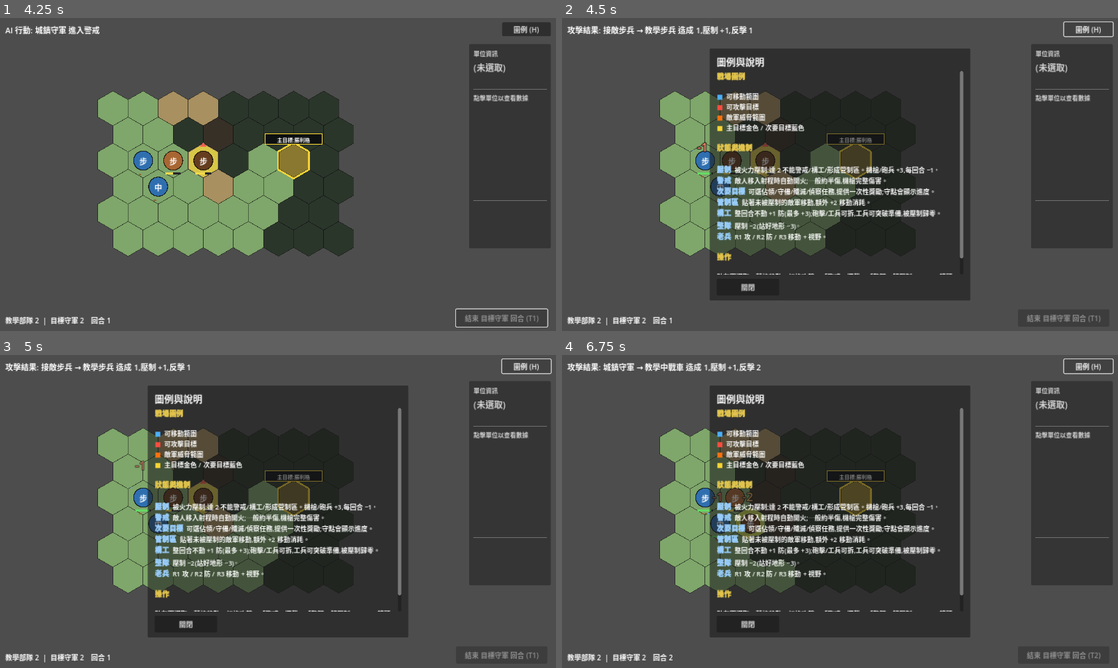
Above: before the commit, frames 1-4 (two rows, left to right).
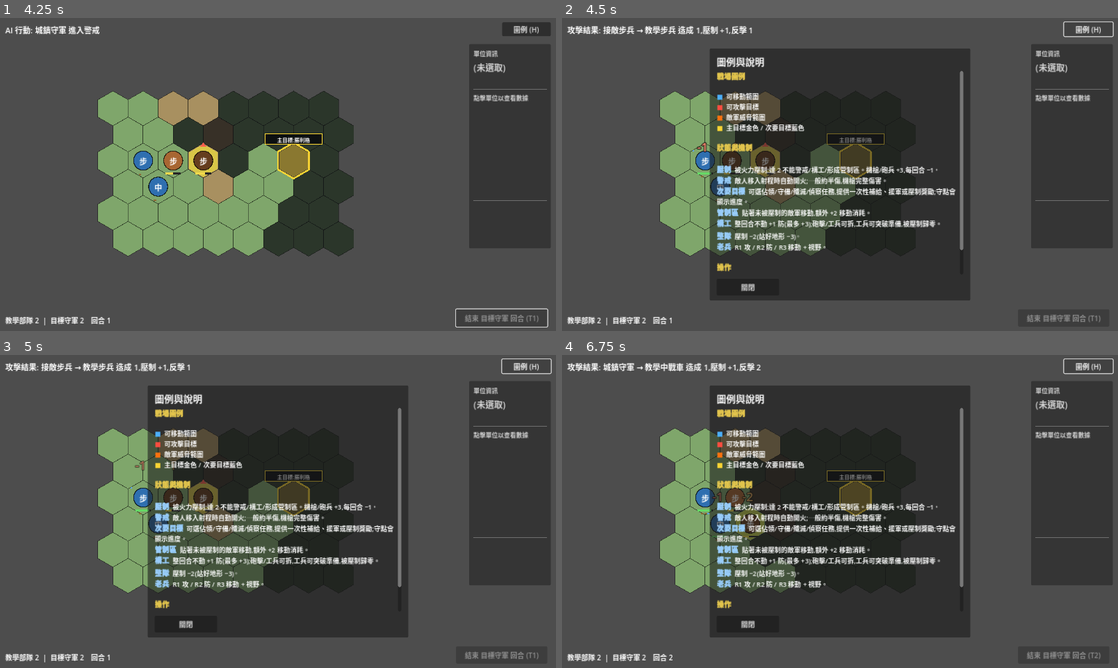
Above: after the commit, the same moments.

Repository: Fischer-Zhang/WorldWarII
Game: Godot game, scene res://scenes/main_menu.tscn
The game is run twice, just before and just after one commit, with the same random seed, the same clock (stepped at 60 frames per second) and the same inputs.
Inputs:
- Up to frame 1 (4.25 s): click "戰役" at 0.5 s; click "教學戰役 0 (0/6) 從基礎操作到進階機制的短關卡序列…" at 1.25 s; click "開始選定作戰" at 2 s; click "開始戰鬥" at 2.75 s; click "結束 教學部隊 回合 (T1)" at 3.5 s
- Up to frame 2 (4.5 s): click "圖例 (H)" at 4.25 s
- Up to frame 3 (5 s): no input
- Up to frame 4 (6.75 s): click "關閉" at 5 s; click "結束 教學部隊 回合 (T2)" at 5.75 s; click "圖例 (H)" at 6.5 s

Frame 1 is identical in both runs. In frame 2, 3.0% of the frame differs, in the area x 27-73%, y 54-82%; in frame 3, 3.0%; in frame 4, 3.0%.

Commit message:
Add tactical secondary suppression rewards

Diff:
--- a/data/help.json
+++ b/data/help.json
@@ -26,7 +26,7 @@
     },
     {
       "term": "次要目標 (Secondary Objective)",
-      "body": "部分戰場會有不影響勝敗的次要目標。常見任務包含佔領指定格、守住指定格數回合、摧毀標記單位,或偵察指定格;完成後會取得一次性獎勵,例如經驗值。地圖與底部狀態列會顯示任務類型、未完成目標與守點進度。"
+      "body": "部分戰場會有不影響勝敗的次要目標。常見任務包含佔領指定格、守住指定格數回合、摧毀標記單位,或偵察指定格;完成後會取得一次性獎勵,例如經驗值、補給、援軍提前或壓制周邊敵軍。地圖與底部狀態列會顯示任務類型、未完成目標與守點進度。"
     },
     {
       "term": "管制區 (Zone of Control)",
@@ -91,7 +91,7 @@
     "status_short": [
       { "term": "壓制", "body": "被火力壓制;達 2 不能警戒/構工/形成管制區。機槍/砲兵 +3,每回合 −1。" },
       { "term": "警戒", "body": "敵人移入射程時自動開火;一般約半傷,機槍完整傷害。" },
-      { "term": "次要目標", "body": "可選佔領/守備/殲滅/偵察任務,提供一次性獎勵;守點會顯示進度。" },
+      { "term": "次要目標", "body": "可選佔領/守備/殲滅/偵察任務,提供一次性補給、援軍或壓制獎勵;守點會顯示進度。" },
       { "term": "管制區", "body": "貼著未被壓制的敵軍移動,額外 +2 移動消耗。" },
       { "term": "構工", "body": "整回合不動 +1 防(最多 +3);砲擊/工兵可拆,工兵可突破準備,被壓制歸零。" },
       { "term": "整隊", "body": "壓制 −2(站好地形 −3)。" },
--- a/data/scenarios/02_kiev_1941.json
+++ b/data/scenarios/02_kiev_1941.json
@@ -64,7 +64,7 @@
       "type": "destroy_unit",
       "faction": "axis",
       "target_unit": "Maxim",
-      "rewards": [{"type": "xp", "amount": 1}]
+      "rewards": [{"type": "xp", "amount": 1}, {"type": "suppress_enemies", "amount": 1, "radius": 2}]
     },
     {
       "id": "southern_sweep",
--- a/scripts/battle.gd
+++ b/scripts/battle.gd
@@ -1888,6 +1888,18 @@
 				unit.queue_redraw()
 			"advance_reinforcements":
 				_advance_reinforcements(unit.faction_id, amount)
+			"suppress_enemies":
+				_suppress_enemies_near(unit, amount, int(reward.get("radius", 1)))
+
+func _suppress_enemies_near(source: Unit, amount: int, radius: int) -> void:
+	if source == null or amount <= 0 or radius < 0:
+		return
+	for u in units:
+		var target: Unit = u
+		if not target.is_alive() or target.faction_id == source.faction_id:
+			continue
+		if HexCoord.distance(source.coord, target.coord) <= radius:
+			target.add_suppression(amount)
 
 func _advance_reinforcements(faction_id: String, turns: int) -> void:
 	var reinforcements: Array = scenario.get("reinforcements", [])
--- a/scripts/scenario/secondary_objective_rules.gd
+++ b/scripts/scenario/secondary_objective_rules.gd
@@ -67,7 +67,10 @@
 		var amount := int(reward.get("amount", 0))
 		if reward_type == "" or amount <= 0:
 			continue
-		out.append({"type": reward_type, "amount": amount})
+		var normalized := {"type": reward_type, "amount": amount}
+		if reward_type == "suppress_enemies":
+			normalized["radius"] = max(0, int(reward.get("radius", 1)))
+		out.append(normalized)
 	var legacy_xp := int(objective.get("xp_reward", 0))
 	if legacy_xp > 0 and xp_reward(out) <= 0:
 		out.append({"type": "xp", "amount": legacy_xp})
@@ -94,6 +97,9 @@
 				parts.append("修復 +%d" % amount)
 			"advance_reinforcements":
 				parts.append("援軍提前 %dT" % amount)
+			"suppress_enemies":
+				var radius := int(reward.get("radius", 1))
+				parts.append("敵壓制 +%d R%d" % [amount, radius])
 	if parts.is_empty():
 		return "已控制"
 	return ", ".join(parts)
--- a/tests/test_battle_action_economy.gd
+++ b/tests/test_battle_action_economy.gd
@@ -297,6 +297,40 @@
 		battle.turn_manager.turn_number = 2
 		player_unit.suppression = 4
 		player_unit.hp = max(1, player_unit.max_hp - 3)
+		var reward_near_enemy = null
+		var reward_far_enemy = null
+		for u in battle.units:
+			if u.faction_id == player_unit.faction_id:
+				continue
+			if reward_near_enemy == null:
+				reward_near_enemy = u
+			elif reward_far_enemy == null:
+				reward_far_enemy = u
+				break
+		var near_enemy_before := -1
+		var far_enemy_before := -1
+		if reward_near_enemy != null:
+			var staged_near := false
+			for nb in HexCoord.neighbors(player_unit.coord):
+				var terrain: String = battle.hex_map.terrain_at(nb)
+				if terrain != "" and not battle.hex_map.terrain_impassable(terrain) \
+						and battle.hex_map.unit_at(nb) == null:
+					battle.hex_map.move_unit(reward_near_enemy, nb, 0.0)
+					staged_near = true
+					break
+			if staged_near:
+				reward_near_enemy.suppression = 0
+				near_enemy_before = int(reward_near_enemy.suppression)
+		if reward_far_enemy != null:
+			for c in battle.hex_map.tiles.keys():
+				var far_terrain: String = battle.hex_map.terrain_at(c)
+				if far_terrain != "" and not battle.hex_map.terrain_impassable(far_terrain) \
+						and battle.hex_map.unit_at(c) == null \
+						and HexCoord.distance(player_unit.coord, c) > 1:
+					battle.hex_map.move_unit(reward_far_enemy, c, 0.0)
+					reward_far_enemy.suppression = 0
+					far_enemy_before = int(reward_far_enemy.suppression)
+					break
 		var reward_before_xp := int(player_unit.xp)
 		var reward_text: String = battle._complete_secondary_objective(player_unit, {
 			"id": "reward_combo",
@@ -306,23 +340,31 @@
 				{"type": "recover_suppression", "amount": 2},
 				{"type": "repair_hp", "amount": 3},
 				{"type": "advance_reinforcements", "amount": 2},
+				{"type": "suppress_enemies", "amount": 1, "radius": 1},
 			],
 		}, "reward_combo", "完成")
 		var reward_reinforcements: Array = battle.scenario.get("reinforcements", [])
+		var near_reward_ok := reward_near_enemy == null or near_enemy_before < 0 \
+				or int(reward_near_enemy.suppression) == near_enemy_before + 1
+		var far_reward_ok := reward_far_enemy == null or far_enemy_before < 0 \
+				or int(reward_far_enemy.suppression) == far_enemy_before
 		if int(player_unit.xp) == reward_before_xp + 1 \
 				and int(player_unit.suppression) == 2 \
 				and int(player_unit.hp) == player_unit.max_hp \
 				and int(reward_reinforcements[0].get("at_turn", 0)) == 4 \
 				and int(reward_reinforcements[1].get("at_turn", 0)) == 2 \
 				and int(reward_reinforcements[2].get("at_turn", 0)) == 6 \
+				and near_reward_ok \
+				and far_reward_ok \
 				and reward_text.find("戰地補給") != -1 \
-				and reward_text.find("援軍提前 2T") != -1:
+				and reward_text.find("援軍提前 2T") != -1 \
+				and reward_text.find("敵壓制 +1 R1") != -1:
 			pass_count += 1
 		else:
 			fail_count += 1
-			printerr("FAIL: secondary reward effects should apply deterministically; text=%s xp %d->%d hp=%d suppression=%d reinforcements=%s" % [
+			printerr("FAIL: secondary reward effects should apply deterministically; text=%s xp %d->%d hp=%d suppression=%d near=%s far=%s reinforcements=%s" % [
 				reward_text, reward_before_xp, int(player_unit.xp), int(player_unit.hp),
-				int(player_unit.suppression), str(reward_reinforcements),
+				int(player_unit.suppression), str(near_reward_ok), str(far_reward_ok), str(reward_reinforcements),
 			])
 		battle.scenario = original_scenario_rewards
 		battle.spawned_reinforcements = original_spawned_reinforcements
--- a/tests/test_secondary_objective_rules.gd
+++ b/tests/test_secondary_objective_rules.gd
@@ -53,11 +53,13 @@
 			{"type": "recover_suppression", "amount": 2},
 			{"type": "repair_hp", "amount": 3},
 			{"type": "advance_reinforcements", "amount": 2},
+			{"type": "suppress_enemies", "amount": 1, "radius": 2},
 		],
 	})
 	var combo_text := SecondaryObjectiveRules.reward_text(combo_rewards)
 	if SecondaryObjectiveRules.xp_reward(combo_rewards) == 1 \
-			and combo_text == "XP +1, 壓制 -2, 修復 +3, 援軍提前 2T":
+			and combo_text == "XP +1, 壓制 -2, 修復 +3, 援軍提前 2T, 敵壓制 +1 R2" \
+			and int(combo_rewards[4].get("radius", 0)) == 2:
 		pass_count += 1
 	else:
 		fail_count += 1
Not shown, changed: README.md
Not shown, changed: docs/ARCHITECTURE.md
Not shown, changed: docs/progress/BALANCE_WORKFLOWS.md
Not shown, changed: docs/progress/scenario_balance_report.md
Not shown, changed: docs/progress/scenario_probe.md
Not shown, changed: tools/scenario_balance_report.py
Not shown, changed: tools/scenario_probe.py
Not shown, changed: tools/validate_data.py
